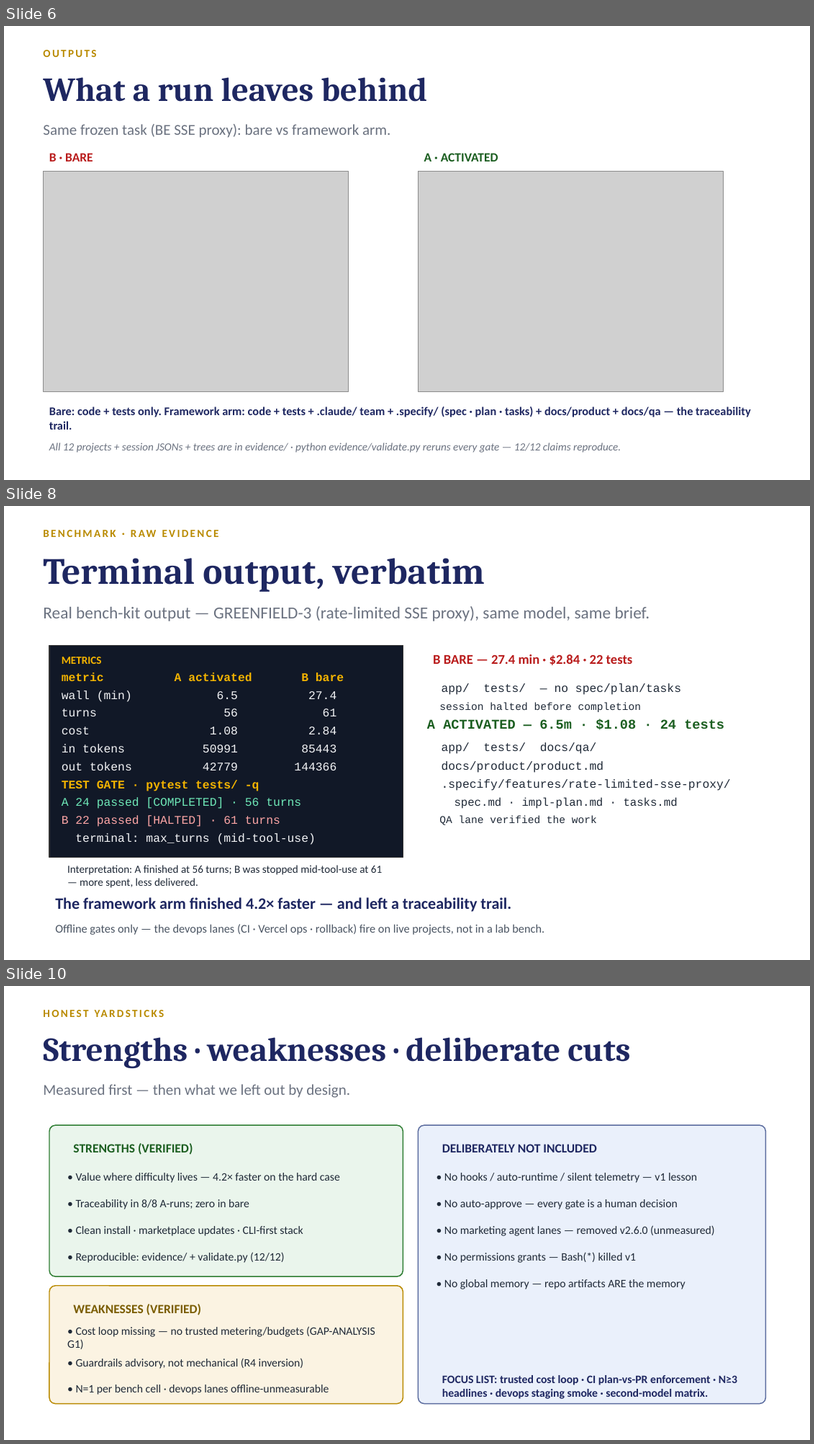
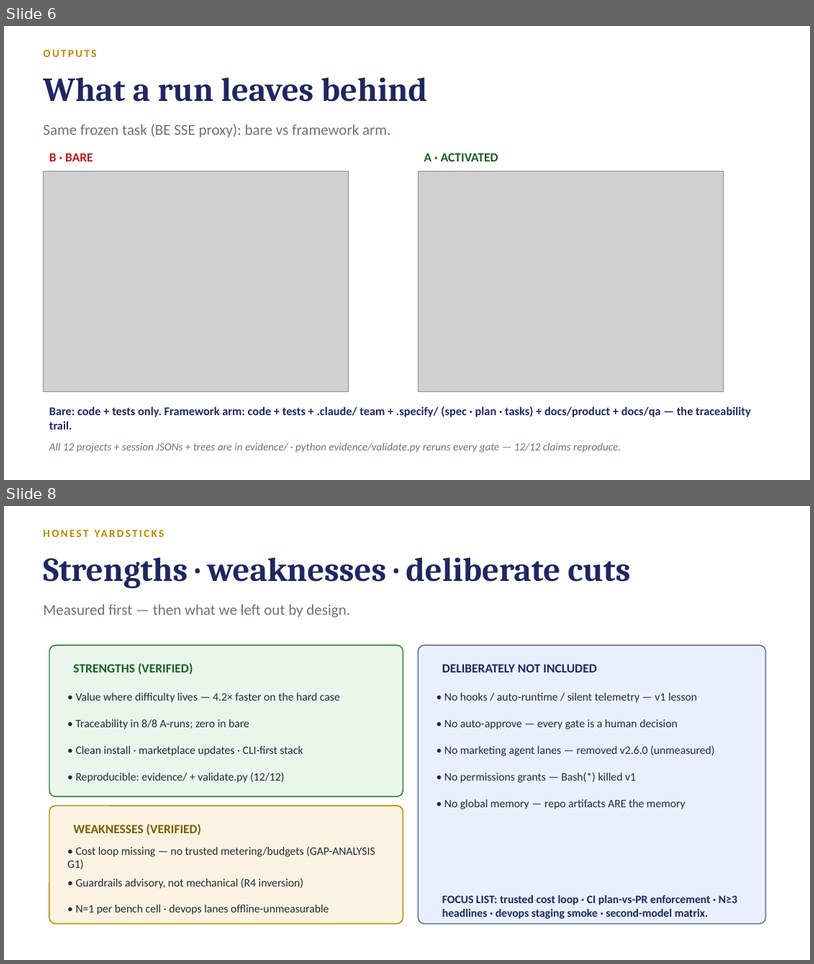
Before and after one commit to trac41799/claude-code-agentic-sdlc, a slide deck: docs/slides/Agentic-SDLC-Tech-Audience-COMPACT.pptx. Shown one above the other, each under a label of ours: slides 6, 8 and 10 before the commit, slides 6 and 8 after it; the slides between them are not shown. The pictures are 814x1444 and 814x964 pixels, drawn with LibreOffice and Linux fonts; fonts in the diff are those of the drawing; grey boxes stand for pictures. Boxes give left, top, right and bottom in pixels: in the first picture for what was removed or moved away, otherwise in the second. Text is boxed around its words. In the diff, an @@ line names an element or a change of style, - is before the commit and + after.

Commit message:
deck: benchmark cases slide (the 4 frozen tasks + what each tests + gates + RUN FROM SCRATCH repro commands) in the full deck (21 slides); condensed deck benchmark slide names the 4 cases + repro pointer

```diff
--- a/docs/slides/Agentic-SDLC-Tech-Audience-COMPACT.pptx
+++ b/docs/slides/Agentic-SDLC-Tech-Audience-COMPACT.pptx
@@ slide 8 removed at bbox=[4, 506, 810, 960], background #FFFFFF @@
@@ text removed at bbox=[37, 523, 763, 542] @@
-BENCHMARK · RAW EVIDENCE
@@ text removed at bbox=[43, 558, 485, 592] @@
-Terminal output, verbatim
@@ text removed at bbox=[43, 606, 651, 621] @@
-Real bench-kit output — GREENFIELD-3 (rate-limited SSE proxy), same model, same brief.
@@ rectangle removed at bbox=[49, 645, 404, 857] @@
@@ text removed at bbox=[62, 656, 102, 664] @@
-METRICS
@@ text removed at bbox=[433, 654, 633, 665] @@
-B BARE — 27.4 min · $2.84 · 22 tests
@@ text removed at bbox=[62, 672, 344, 681] @@
-metric A activated B bare
@@ text removed at bbox=[62, 690, 337, 702] @@
-wall (min) 6.5 27.4
@@ text removed at bbox=[442, 683, 682, 695] @@
-app/ tests/ — no spec/plan/tasks
@@ text removed at bbox=[62, 708, 337, 716] @@
-turns 56 61
@@ text removed at bbox=[427, 719, 725, 730] @@
-A ACTIVATED — 6.5m · $1.08 · 24 tests
@@ text removed at bbox=[440, 702, 641, 712] @@
-session halted before completion
@@ text removed at bbox=[62, 726, 337, 734] @@
-cost 1.08 2.84
@@ text removed at bbox=[442, 742, 597, 754] @@
-app/ tests/ docs/qa/
@@ text removed at bbox=[62, 744, 337, 752] @@
-in tokens 50991 85443
@@ text removed at bbox=[62, 762, 337, 770] @@
-out tokens 42779 144366
@@ text removed at bbox=[442, 761, 604, 772] @@
-docs/product/product.md
@@ text removed at bbox=[62, 780, 260, 791] @@
-TEST GATE · pytest tests/ -q
@@ text removed at bbox=[442, 779, 731, 790] @@
-.specify/features/rate-limited-sse-proxy/
@@ text removed at bbox=[62, 797, 301, 808] @@
-A 24 passed [COMPLETED] · 56 turns
@@ text removed at bbox=[455, 797, 678, 808] @@
-spec.md · impl-plan.md · tasks.md
@@ text removed at bbox=[62, 815, 280, 826] @@
-B 22 passed [HALTED] · 61 turns
@@ text removed at bbox=[440, 816, 597, 825] @@
-QA lane verified the work
@@ text removed at bbox=[75, 833, 316, 844] @@
-terminal: max_turns (mid-tool-use)
@@ text removed at bbox=[67, 865, 382, 888] @@
-Interpretation: A finished at 56 turns; B was stopped mid-tool-use at 61 — more spent, less delivered.
@@ text removed at bbox=[55, 897, 512, 911] @@
-The framework arm finished 4.2× faster — and left a traceability trail.
@@ text removed at bbox=[55, 924, 545, 934] @@
-Offline gates only — the devops lanes (CI · Vercel ops · rollback) fire on live projects, not in a lab bench.
@@ what was slide 10 is now slide 8 @@
```
Also in this commit, not shown: 1 slide changed, 1 other slide removed, 3 other files.
